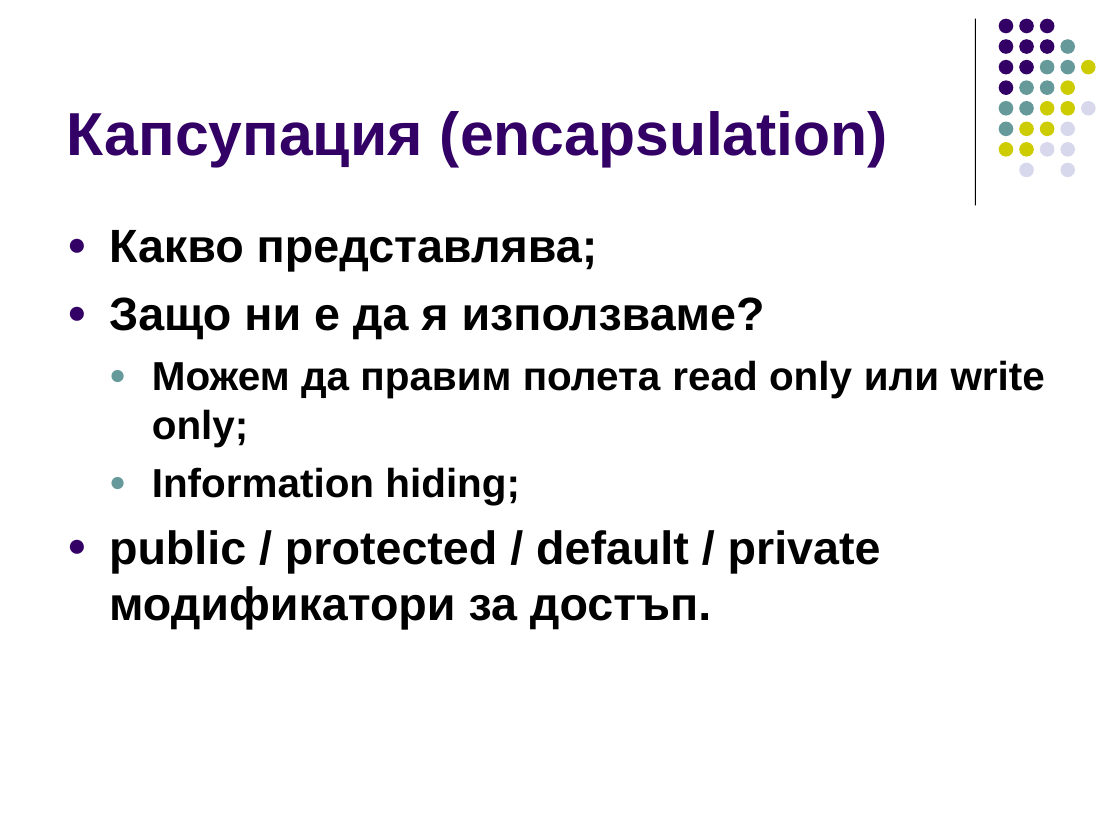
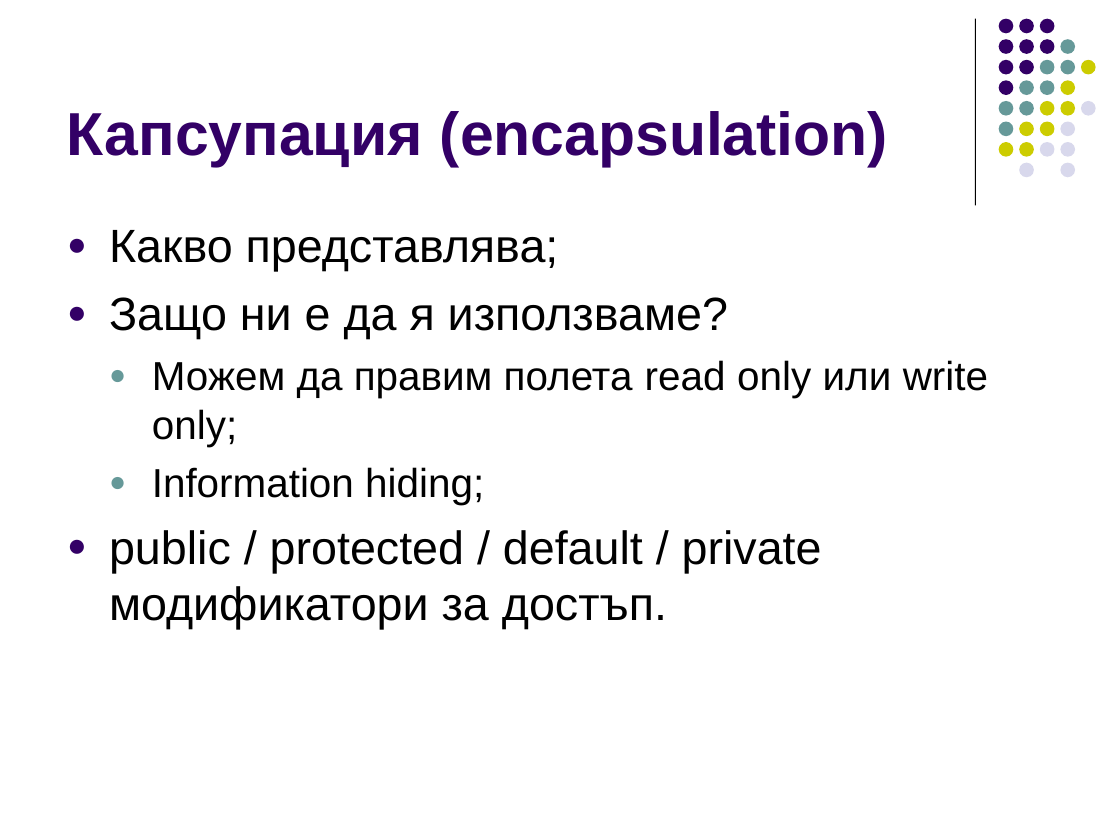
Before and after one commit to ivorusev/startup-factory-java-course, a slide deck: slide 10 of 2-OOP.ppt. Drawn at 1120x840 pixels with LibreOffice and Linux fonts; fonts in the diff are those of the drawing. Boxes give left, top, right and bottom in pixels: in the first picture for what was removed or moved away, otherwise in the second. Text is boxed around its words. In the diff, an @@ line names an element or a change of style, - is before the commit and + after.

```diff
--- a/2-OOP.ppt
+++ b/2-OOP.ppt
@@ text "Какво представлява;" at [109,230,988,629]: bold off @@
```
Also in this commit, not shown: 5 other slides changed, 1 slide added.
